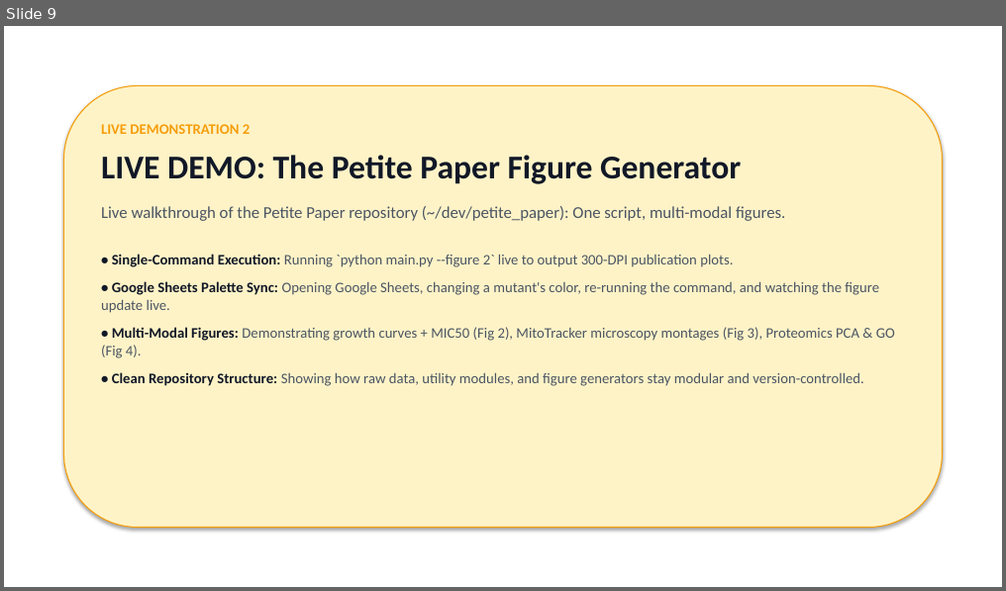
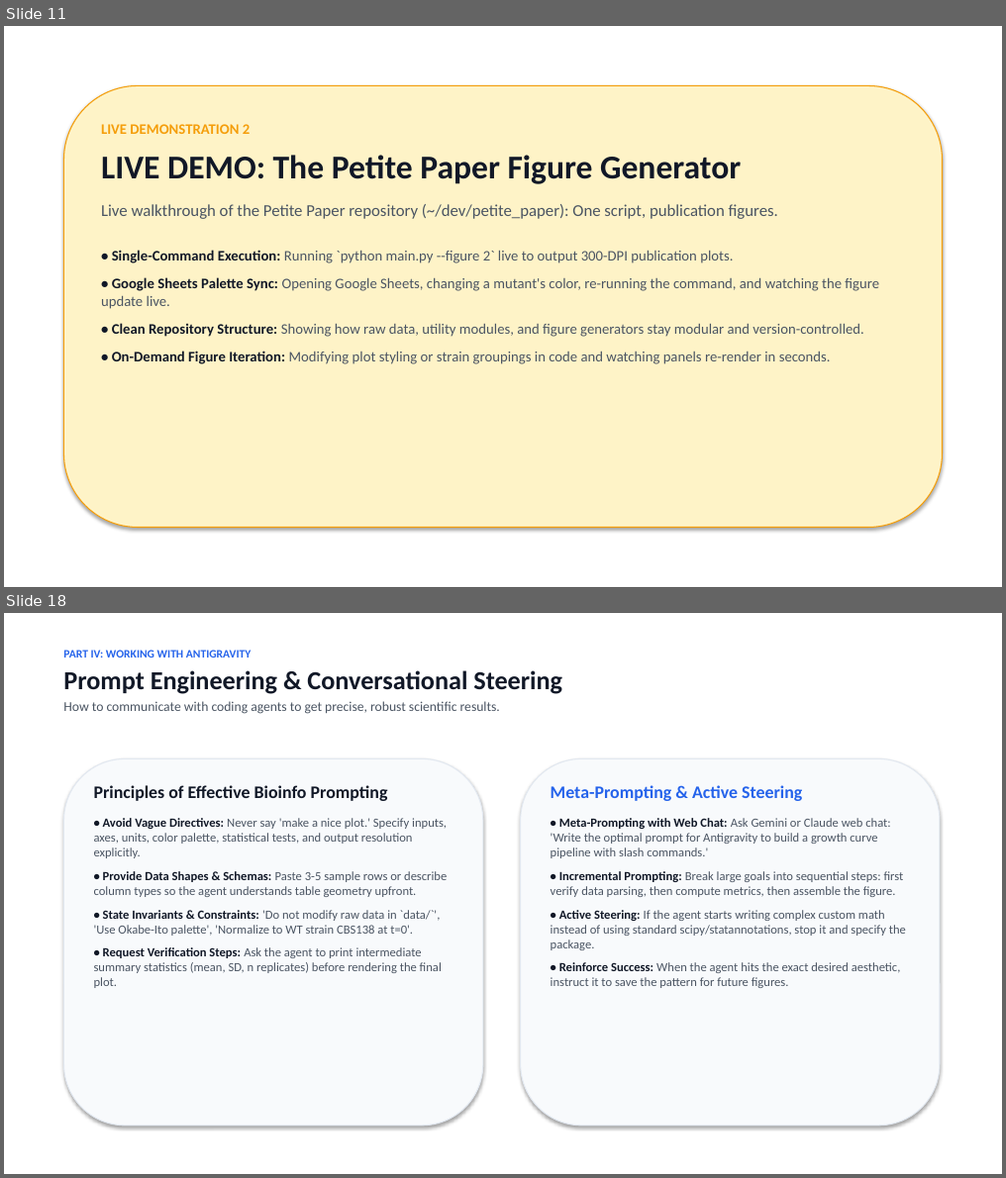
Before and after one commit to berman-lab/antigravity-intoduction-presentation, a slide deck: antigravity_lab_presentation.pptx. Shown one above the other, each under a label of ours: slide 9 before the commit, slides 11 and 18 after it; the slides between them are not shown. The pictures are 1006x591 and 1006x1178 pixels, drawn with LibreOffice and Linux fonts; fonts in the diff are those of the drawing. Boxes give left, top, right and bottom in pixels: in the first picture for what was removed or moved away, otherwise in the second. Text is boxed around its words. In the diff, an @@ line names an element or a change of style, - is before the commit and + after.

```diff
--- a/antigravity_lab_presentation.pptx
+++ b/antigravity_lab_presentation.pptx
@@ slide 18 added at (4, 613, 1002, 1174), background #FFFFFF @@
@@ text added at (63, 650, 562, 714), 13 pt, text #4B5563, bold @@
+PART IV: WORKING WITH ANTIGRAVITY
+Prompt Engineering & Conversational Steering
+How to communicate with coding agents to get precise, robust scientific results.
@@ rounded rectangle added at (63, 759, 483, 1126), fill #F8FAFC, outline #E2E8F0 1 pt @@
@@ rounded rectangle added at (521, 759, 940, 1126), fill #F8FAFC, outline #E2E8F0 1 pt @@
@@ text added at (94, 785, 447, 988), 12 pt, text #4B5563 @@
+Principles of Effective Bioinfo Prompting
+• Avoid Vague Directives: Never say 'make a nice plot.' Specify inputs, axes, units, color palette, statistical tests, and output resolution explicitly.
+• Provide Data Shapes & Schemas: Paste 3-5 sample rows or describe column types so the agent understands table geometry upfront.
+• State Invariants & Constraints: 'Do not modify raw data in `data/`', 'Use Okabe-Ito palette', 'Normalize to WT strain CBS138 at t=0'.
+• Request Verification Steps: Ask the agent to print intermediate summary statistics (mean, SD, n replicates) before rendering the final plot.
@@ text added at (550, 785, 906, 988), 12 pt, text #4B5563 @@
+Meta-Prompting & Active Steering
+• Meta-Prompting with Web Chat: Ask Gemini or Claude web chat: 'Write the optimal prompt for Antigravity to build a growth curve pipeline with slash commands.'
+• Incremental Prompting: Break large goals into sequential steps: first verify data parsing, then compute metrics, then assemble the figure.
+• Active Steering: If the agent starts writing complex custom math instead of using standard scipy/statannotations, stop it and specify the package.
+• Reinforce Success: When the agent hits the exact desired aesthetic, instruct it to save the pattern for future figures.
@@ what was slide 9 is now slide 11 @@
@@ slide 11 changed as well @@
@@ text at (101, 204, 778, 219): text changed @@
-Live walkthrough of the Petite Paper repository (~/dev/petite_paper): One script, multi-modal figures.
+Live walkthrough of the Petite Paper repository (~/dev/petite_paper): One script, publication figures.
@@ text at (101, 327, 895, 359): paragraph removed @@
-• Multi-Modal Figures: Demonstrating growth curves + MIC50 (Fig 2), MitoTracker microscopy montages (Fig 3), Proteomics PCA & GO (Fig 4).
@@ text at (112, 351, 831, 365): paragraph added @@
+• On-Demand Figure Iteration: Modifying plot styling or strain groupings in code and watching panels re-render in seconds.
```
Also in this commit, not shown: 10 other slides changed, 16 other slides added, 7 slides removed, 1 other file.
